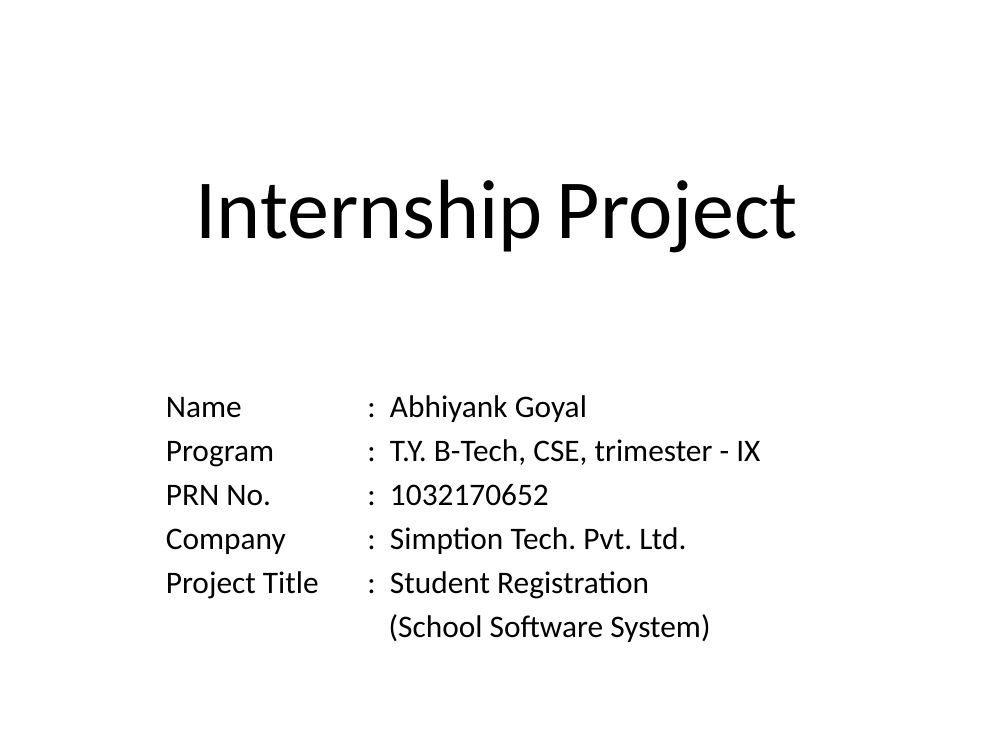
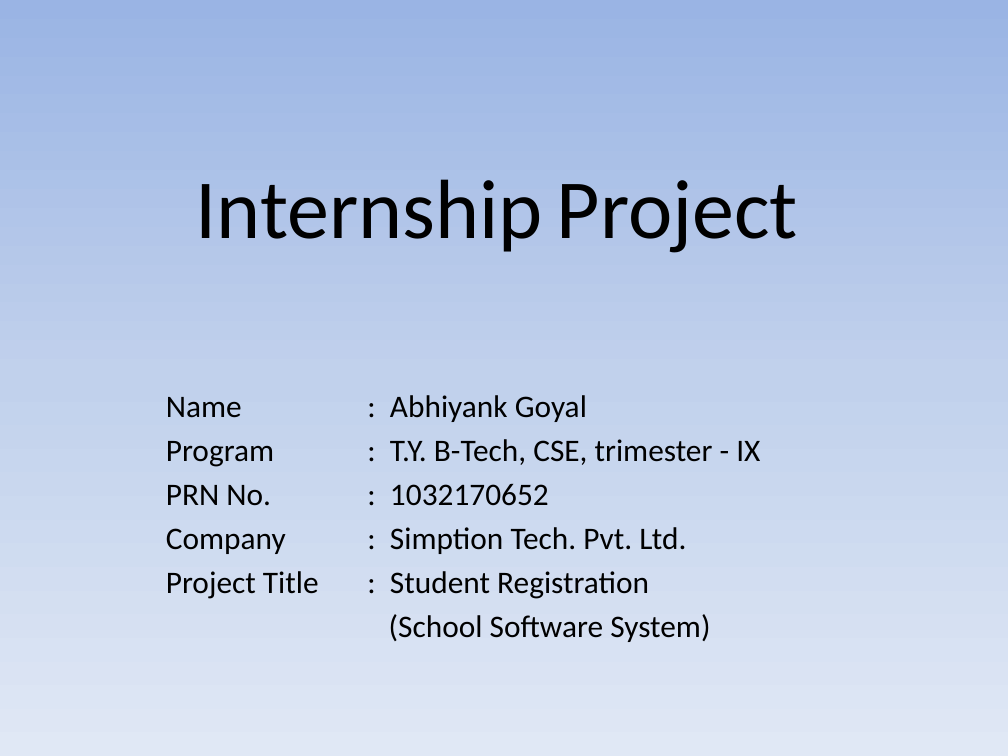
Before and after one commit to abhiyankgoyal/internshipProject, a slide deck: slide 1 of Internship Presentation.pptx. Drawn at 1008x756 pixels with LibreOffice and Linux fonts; fonts in the diff are those of the drawing; background and template pictures are left out. Boxes give left, top, right and bottom in pixels: in the first picture for what was removed or moved away, otherwise in the second. Text is boxed around its words. In the diff, an @@ line names an element or a change of style, - is before the commit and + after.

Commit message:
internship presentation

```diff
--- a/Internship Presentation.pptx
+++ b/Internship Presentation.pptx
@@ background #FFFFFF to gradient #9AB5E4 to #C2D1ED to #E1E8F5 @@
```
Also in this commit, not shown: 1 other slide changed, 6 other files.
